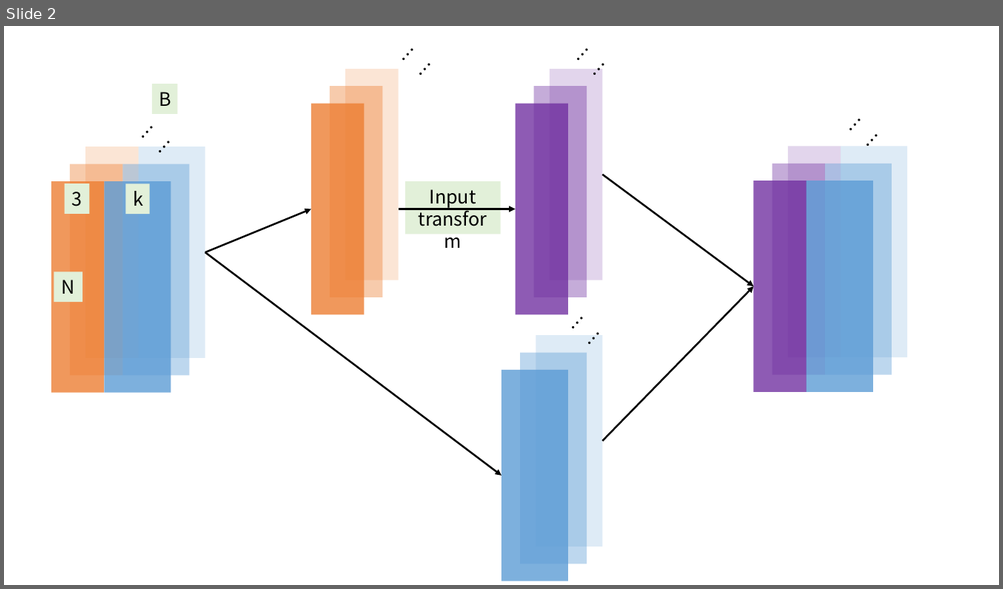
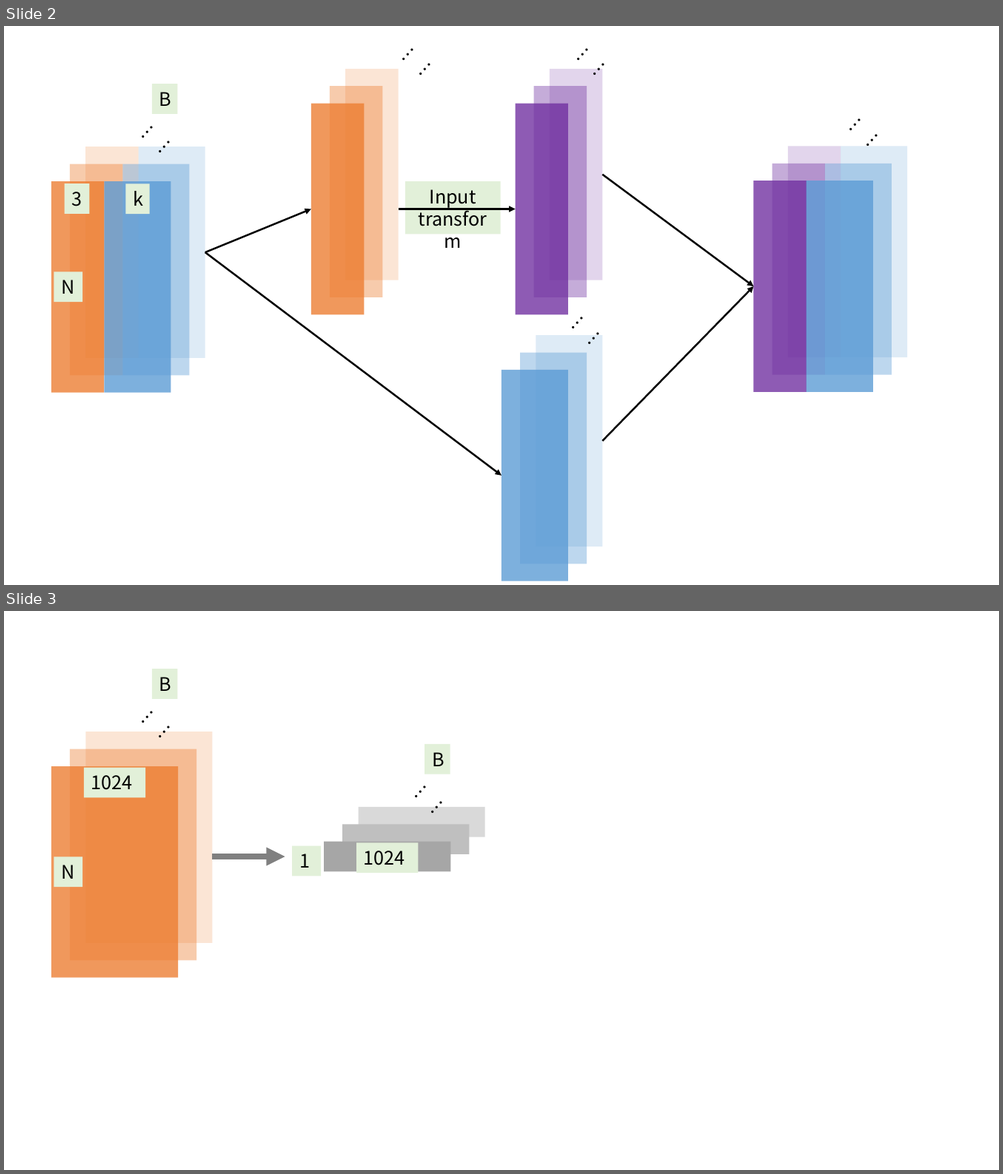
Before and after one commit to ChambinLee/Pointnet_Pointnet2_pytorch, a slide deck: code note/img/pointnet_utils.assets/示意图.pptx. Shown one above the other, each under a label of ours: slide 2 before the commit, slides 2 and 3 after it. The pictures are 1003x589 and 1003x1174 pixels, drawn with LibreOffice and Linux fonts; fonts in the diff are those of the drawing. Boxes give left, top, right and bottom in pixels: in the first picture for what was removed or moved away, otherwise in the second. Text is boxed around its words. In the diff, an @@ line names an element or a change of style, - is before the commit and + after.

```diff
--- a/code note/img/pointnet_utils.assets/示意图.pptx
+++ b/code note/img/pointnet_utils.assets/示意图.pptx
@@ slide 3 added at (4, 611, 999, 1170), background #FFFFFF @@
@@ rectangle added at (152, 669, 177, 699), fill #E2F0D9, 18 pt, text #000000 @@
+B
@@ text added at (125, 689, 175, 740), 18 pt, text #000000 @@
+……
@@ rectangle added at (85, 732, 212, 943), fill #ED7D31 at 20% opacity @@
@@ rectangle added at (70, 749, 196, 960), fill #ED7D31 at 40% opacity @@
@@ text added at (398, 763, 449, 815), 18 pt, text #000000 @@
+……
@@ rectangle added at (425, 744, 450, 775), fill #E2F0D9, 18 pt, text #000000 @@
+B
@@ rectangle added at (51, 766, 178, 977), fill #ED7D31 at 79% opacity @@
@@ rectangle added at (84, 768, 146, 797), fill #E2F0D9, 18 pt, text #000000 @@
+1024
@@ rectangle added at (358, 807, 485, 837), fill #D9D9D9 @@
@@ rectangle added at (343, 824, 469, 854), fill #BFBFBF @@
@@ rectangle added at (292, 846, 321, 876), fill #E2F0D9, 18 pt, text #000000 @@
+1
@@ rectangle added at (324, 842, 451, 871), fill #A6A6A6 @@
@@ rectangle added at (356, 843, 418, 873), fill #E2F0D9, 18 pt, text #000000 @@
+1024
@@ rectangle added at (54, 857, 83, 887), fill #E2F0D9, 18 pt, text #000000 @@
+N
@@ arrow added from (212, 857) to (285, 857), #808080 6 pt @@
```
Also in this commit, not shown: 3 other files.
